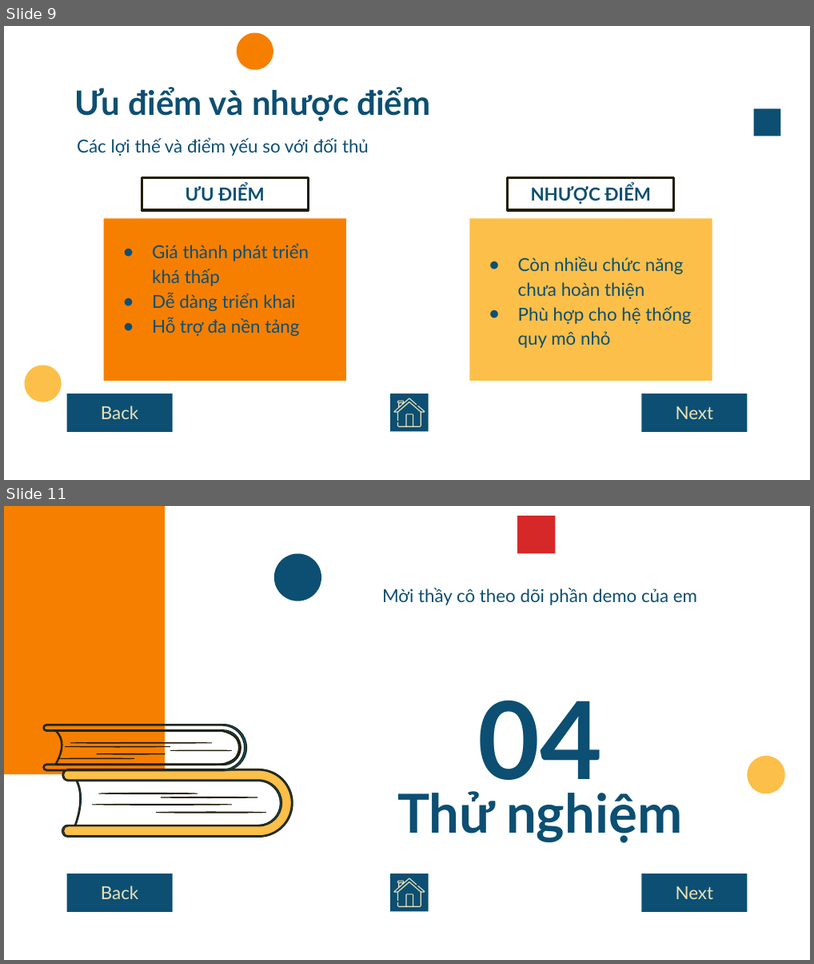
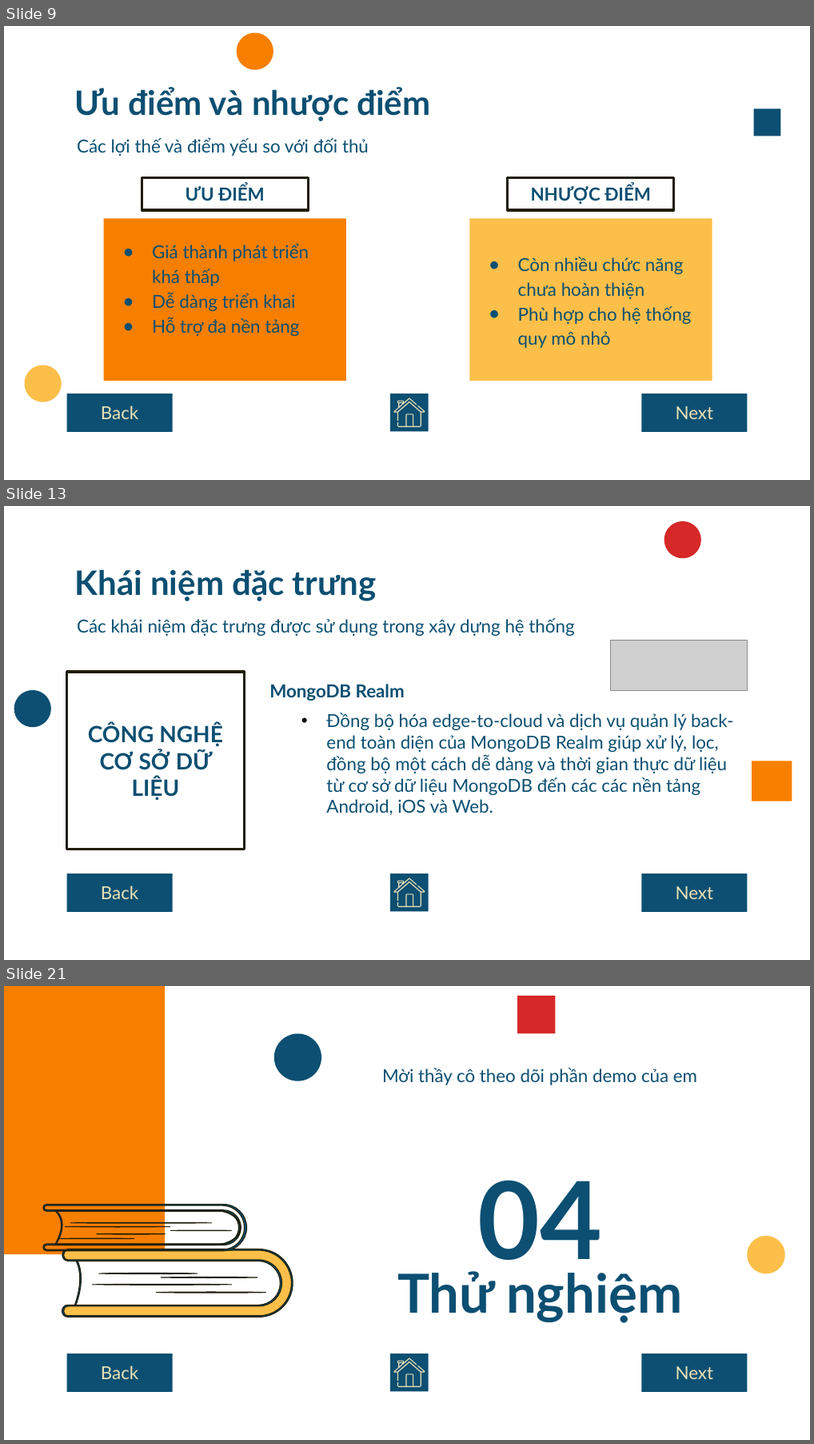
Before and after one commit to npackr/for-mqtt-dashboard, a slide deck: document/presentation.pptx. Shown one above the other, each under a label of ours: slides 9 and 11 before the commit, slides 9, 13 and 21 after it; the slides between them are not shown. The pictures are 814x964 and 814x1444 pixels, drawn with LibreOffice and Linux fonts; fonts in the diff are those of the drawing; grey boxes stand for pictures. Boxes give left, top, right and bottom in pixels: in the first picture for what was removed or moved away, otherwise in the second. Text is boxed around its words. In the diff, an @@ line names an element or a change of style, - is before the commit and + after.

```diff
--- a/document/presentation.pptx
+++ b/document/presentation.pptx
@@ slide 13 added at bbox=[4, 506, 810, 960], background #FFFFFF @@
@@ ellipse added at bbox=[665, 521, 702, 559], fill #D62828 @@
@@ title added at bbox=[75, 569, 377, 601], 30 pt, text #0C4F72, bold @@
+Khái niệm đặc trưng
@@ text added at bbox=[77, 618, 574, 636], 16 pt, text #0C4F72 @@
+Các khái niệm đặc trưng được sử dụng trong xây dựng hệ thống
@@ picture added at bbox=[611, 640, 747, 691] @@
@@ rectangle added at bbox=[67, 672, 244, 848], outline #201D09 2.25 pt, 20 pt, text #0C4F72, bold @@
+CÔNG NGHỆ
+CƠ SỞ DỮ LIỆU
@@ ellipse added at bbox=[14, 690, 51, 727], fill #0C4F72 @@
@@ text added at bbox=[270, 684, 405, 700], 16 pt, text #0C4F72, bold @@
+MongoDB Realm
@@ text added at bbox=[326, 712, 734, 815], 16 pt, text #0C4F72 @@
+• Đồng bộ hóa edge-to-cloud và dịch vụ quản lý back-end toàn diện của MongoDB Realm giúp xử lý, lọc, đồng bộ một cách dễ dàng và thời gian thực dữ liệu từ cơ sở dữ liệu MongoDB đến các các nền tảng Android, iOS và Web.
@@ rectangle added at bbox=[752, 761, 793, 801], fill #F77F00 @@
@@ rectangle added at bbox=[67, 873, 173, 911], fill #0C4F72, 16 pt, text #EAE2B7 @@
+Back
@@ rectangle added at bbox=[390, 873, 428, 911], fill #0C4F72 @@
@@ freeform shape added at bbox=[394, 878, 425, 907], fill #EAE2B7 @@
@@ rectangle added at bbox=[642, 873, 747, 911], fill #0C4F72, 16 pt, text #EAE2B7 @@
+Next
@@ what was slide 11 is now slide 21 @@
```
Also in this commit, not shown: 1 slide changed, 9 other slides added.
